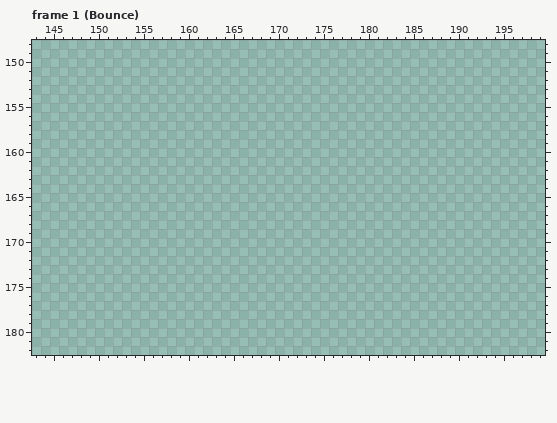
A pixel-art file gets an edit: Main Build/Art/Kell Cato Idle Testing.aseprite. The picture above was drawn from the file before the commit.
256x256 pixels, 7 frames. Shown: frame 1 (Bounce): x 143..199, y 148..182. The commit also changed other frames or places, which this record leaves out.
Visible layers, top first: "Attack Color]", "Idle Copy", "Layer 1".
Palette (. is transparent): 
Once edited:
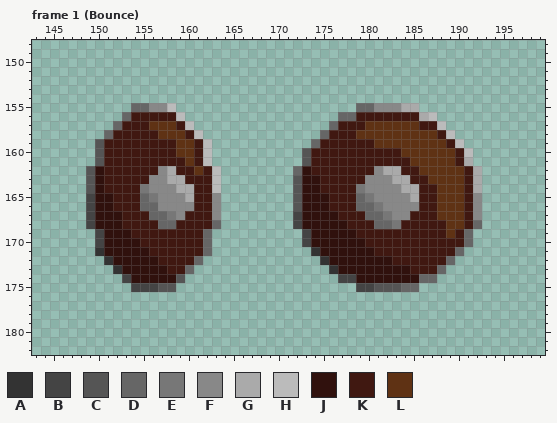
Colours new in this view: A #333333  B #444444  C #555555  D #666666  E #777777  F #888888  G #aaaaaa  H #bbbbbb  J #30110d  K #401811  L #5f3214
From old to new:
layer "Layer 5" added
Frame 1 (Bounce), layer "Layer 5":
y 155: x 154..158 ..... -> DDFFH; x 179..185 ....... -> DDFFFGG
y 156: x 153..159 ....... -> DKKKKKH; x 177..187 ........... -> DDKKKKKKKGH
y 157: x 152..160 ......... -> DKKKLLLKH; x 176..188 ............. -> DKKKLLLLLLKKH
y 158: x 151..161 ........... -> DKKKKKLLLKH; x 175..189 ............... -> DKKKLLLLLLLLLKH
y 159: x 150..162 ............. -> CKKKKKKKKLLKH; x 174..190 ................. -> DKKKKKKLLLLLLLLKH
y 160: x 150..162 ............. -> CKKKKKKKKLLKH; x 173..191 ................... -> CKKKKKKKKKKLLLLLLKH
y 161: x 150..162 ............. -> CKKKKKKKKKLKH; x 173..191 ................... -> CKKKKKKKKKKKLLLLLKG
y 162: x 149..163 ............... -> CJKKKKKKFGKKLKH; x 172..192 ..................... -> DJKKKKKKKFGGKKLLLLLKG
y 163: x 149..163 ............... -> CJKKKKKFFGGKKKH; x 172..192 ..................... -> CJJKKKKKFFFGGKKLLLLKG
y 164: x 149..163 ............... -> CJKKKKEFFFGGKKH; x 172..192 ..................... -> CJJKKKKEFFFFGGKKLLLKG
y 165: x 149..163 ............... -> BJJKKKDEFFFGKKF; x 172..192 ..................... -> CJJJKKKDEFFFFGKKLLLKF
y 166: x 149..163 ............... -> BJJKKKDDFFFFKKF; x 172..192 ..................... -> CJJJKKKDDEFFFFKKLLLKF
y 167: x 149..163 ............... -> BJJJKKKDDEFKKKF; x 172..192 ..................... -> BJJJJKKKDDEFFKKKLLLKF
y 168: x 149..163 ............... -> BJJJKKKKDDKKKKD; x 172..192 ..................... -> BJJJJJKKKDDEKKKKKLLKD
y 169: x 150..162 ............. -> BJJJKKKKKKKKD; x 173..191 ................... -> BJJJJJKKKKKKKKKKLKD
y 170: x 150..162 ............. -> BJJJJKKKKKKKD; x 173..191 ................... -> BJJJJJJKKKKKKKKKKKD
y 171: x 150..162 ............. -> AJJJJJKKKKKKD; x 174..190 ................. -> AJJJJJJKKKKKKKKKD
y 172: x 151..161 ........... -> AJJJJJKKKKD; x 175..189 ............... -> AJJJJJJJKKKKKKD
y 173: x 152..160 ......... -> AJJJJJKKD; x 176..188 ............. -> AJJJJJJJJKKKD
y 174: x 153..159 ....... -> BJJJJJC; x 177..187 ........... -> BBJJJJJJJDD
y 175: x 154..158 ..... -> BBBCC; x 179..185 ....... -> BBCCCDD
Where, in picture pixels (left, top, right, bottom), the same in both pictures:
added: (86, 103, 221, 292)
added: (293, 103, 482, 292)
